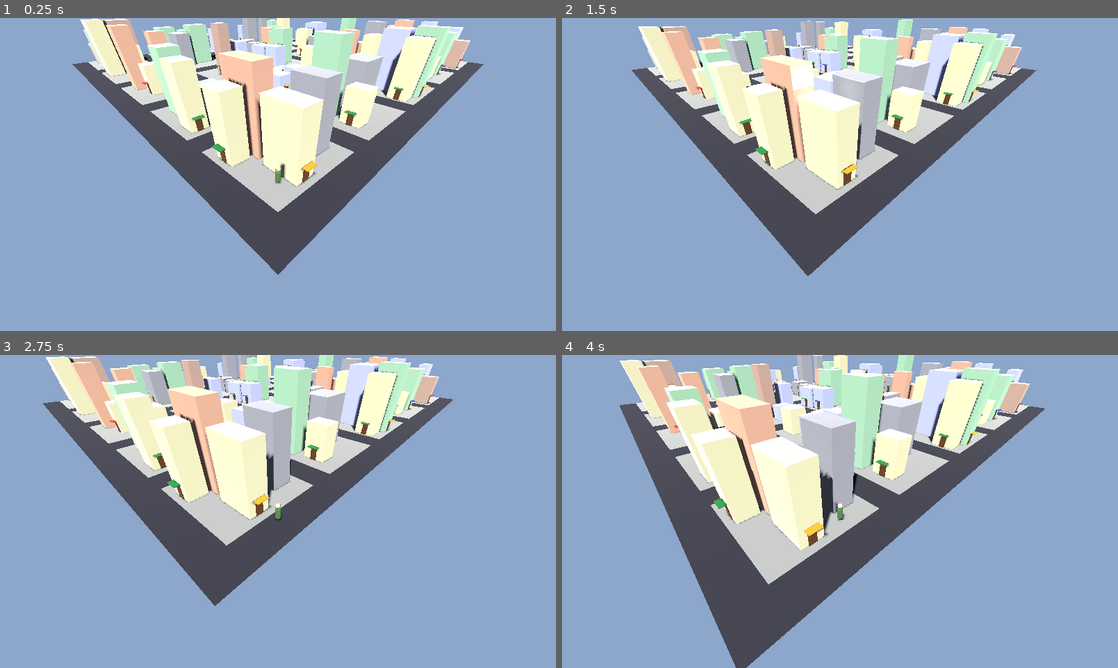
Above: before the commit, frames 1-4 (two rows, left to right).
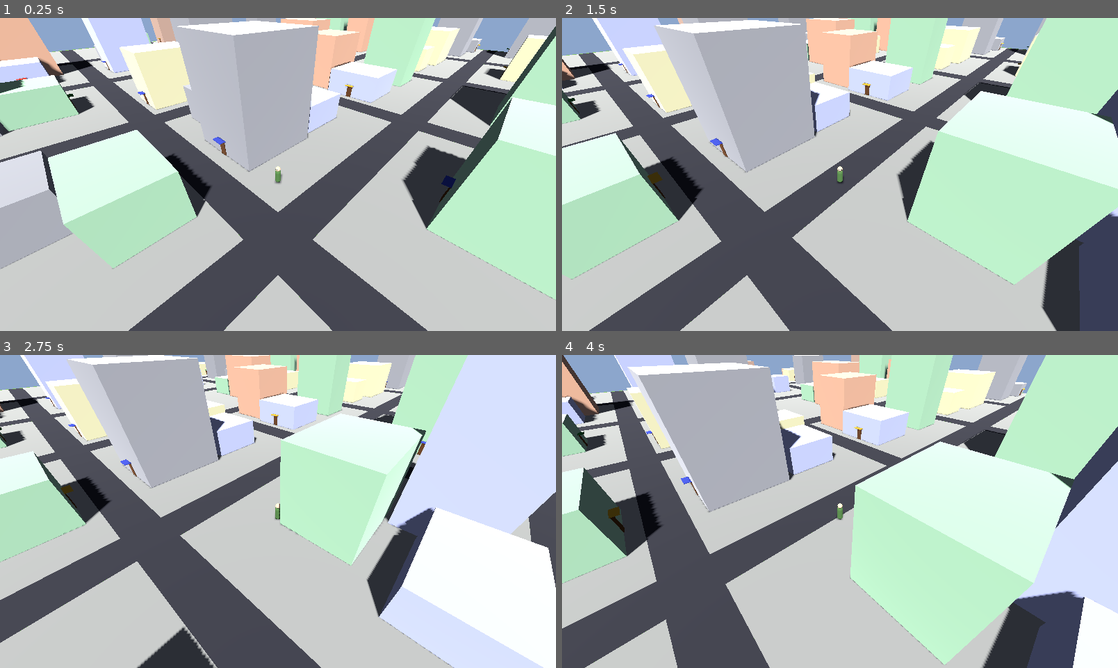
Above: after the commit, the same moments.

Repository: shaoqian2001/vibe-zombie
Game: Godot game, scene res://scenes/Main.tscn
Same seed, same stepped clock (60 frames per second), same inputs: the game is played once before the commit and once after it.
Inputs:
- Up to frame 1 (0.25 s): no input
- Up to frame 2 (1.5 s): hold D (move_right) 0.53-1.28 s; hold Shift (sprint, bound only after the commit) 0.53-1.28 s; hold S (move_backward) from 1.28 s (still down); tap Shift (sprint, bound only after the commit) at 1.35 s
- Up to frame 3 (2.75 s): release S (move_backward) at 2.03 s; hold D (move_right) from 2.03 s (still down); hold Shift (sprint, bound only after the commit) from 2.03 s (still down)
- Up to frame 4 (4 s): release D (move_right) at 2.78 s; release Shift (sprint, bound only after the commit) at 2.78 s; hold W (move_forward) 2.78-3.53 s; tap Shift (sprint, bound only after the commit) at 2.85 s; hold A (move_left) from 3.53 s (still down); hold Shift (sprint, bound only after the commit) from 3.53 s (still down)

The runs differ from the first frame. In frame 1, 85% of the frame differs, in the area x 0-100%, y 0-100%; in frame 2, 93%; in frame 3, 94%; in frame 4, 91%.

Commit message:
feat: two building types, larger buildings, transparency on enter, sprint
1. Buildings now come in two categories:
   - Tall (Apartment, Office): 7-12m footprint, 8-16m height
   - Short (Convenience Store, Warehouse, Diner): 6-10m footprint, 3.5-5.5m height
2. Map and block sizes increased (BLOCK_SIZE 14→26, MAP_HALF 44→76)
   with 2-4 buildings per block instead of 3-6.
3. Entering a building makes walls/ceiling semi-transparent (alpha 0.2)
   instead of hiding the exterior mesh entirely.
4. Hold Shift to sprint (10 m/s vs normal 6 m/s).

https://claude.ai/code/session_01DHWiNhD45CF2HdxzgtBsHD

Diff:
--- a/project.godot
+++ b/project.godot
@@ -45,6 +45,10 @@
 "deadzone": 0.5,
 "events": [Object(InputEventKey,"resource_local_to_scene":false,"resource_name":"","device":-1,"window_id":0,"alt_press …(193 unchanged characters)…
 }
+sprint={
+"deadzone": 0.5,
+"events": [Object(InputEventKey,"resource_local_to_scene":false,"resource_name":"","device":-1,"window_id":0,"alt_pressed":false,"shift_pressed":false,"ctrl_pressed":false,"meta_pressed":false,"pressed":false,"keycode":0,"physical_keycode":4194325,"key_label":0,"unicode":0,"location":0,"echo":false,"script":null)]
+}
 
 [rendering]
 
--- a/scripts/main.gd
+++ b/scripts/main.gd
@@ -126,9 +126,9 @@
 	_current_building_info = binfo
 	_transition_cooldown = TRANSITION_COOLDOWN_TIME
 
-	# Hide only the entered building's exterior mesh
+	# Make the entered building's exterior semi-transparent
 	var building_node: MeshInstance3D = binfo.node
-	building_node.visible = false
+	_set_building_transparency(building_node, 0.2)
 	# Disable exterior collision for this building
 	for child in building_node.get_children():
 		if child is StaticBody3D:
@@ -190,9 +190,9 @@
 	_inside_building = false
 	_transition_cooldown = TRANSITION_COOLDOWN_TIME
 
-	# Restore the building's exterior mesh
+	# Restore the building's exterior mesh to full opacity
 	var building_node: MeshInstance3D = _current_building_info.node
-	building_node.visible = true
+	_set_building_transparency(building_node, 1.0)
 	for child in building_node.get_children():
 		if child is StaticBody3D:
 			child.process_mode = Node.PROCESS_MODE_INHERIT
@@ -219,3 +219,18 @@
 
 	_current_building_info = {}
 	_nearby_building = {}
+
+# ------------------------------------------------------------------
+# Helpers
+# ------------------------------------------------------------------
+
+func _set_building_transparency(mi: MeshInstance3D, alpha: float) -> void:
+	var mat: StandardMaterial3D = mi.mesh.material as StandardMaterial3D
+	if mat == null:
+		return
+	if alpha >= 1.0:
+		mat.transparency = BaseMaterial3D.TRANSPARENCY_DISABLED
+		mat.albedo_color.a = 1.0
+	else:
+		mat.transparency = BaseMaterial3D.TRANSPARENCY_ALPHA
+		mat.albedo_color.a = alpha
--- a/scripts/player.gd
+++ b/scripts/player.gd
@@ -2,6 +2,7 @@
 
 # Movement constants
 const SPEED = 6.0
+const SPRINT_SPEED = 10.0
 const ACCELERATION = 18.0
 const GRAVITY = 24.0
 
@@ -66,7 +67,8 @@
 	return (cam_fwd * (-input.y) + cam_right * input.x)
 
 func _apply_movement(dir: Vector3, delta: float) -> void:
-	var target_xz := dir * SPEED
+	var speed := SPRINT_SPEED if Input.is_action_pressed("sprint") else SPEED
+	var target_xz := dir * speed
 	velocity.x = move_toward(velocity.x, target_xz.x, ACCELERATION * delta)
 	velocity.z = move_toward(velocity.z, target_xz.z, ACCELERATION * delta)
 
--- a/scripts/world.gd
+++ b/scripts/world.gd
@@ -6,12 +6,25 @@
 ## Each block is filled with randomly-sized buildings.
 ## A ground plane (grass) underlies everything, and a sun + sky environment is created.
 
-const MAP_HALF       := 44.0   # Half-extent of the entire map (metres)
-const BLOCK_SIZE     := 14.0   # Width/depth of one city block
+const MAP_HALF       := 76.0   # Half-extent of the entire map (metres)
+const BLOCK_SIZE     := 26.0   # Width/depth of one city block
 const ROAD_WIDTH     := 4.0    # Width of a road between blocks
 const CELL_SIZE      := BLOCK_SIZE + ROAD_WIDTH  # Distance from block edge to next block edge
 
 const NUM_BLOCKS     := 5      # Number of blocks per axis (5×5 grid)
+
+# Building type → height category
+# Short types (single ground floor): Convenience Store, Warehouse, Diner
+# Tall types (potentially multi-floor): Apartment, Office
+const SHORT_TYPES: Array[int] = [
+	BuildingInterior.BuildingType.CONVENIENCE_STORE,
+	BuildingInterior.BuildingType.WAREHOUSE,
+	BuildingInterior.BuildingType.DINER,
+]
+const TALL_TYPES: Array[int] = [
+	BuildingInterior.BuildingType.APARTMENT,
+	BuildingInterior.BuildingType.OFFICE,
+]
 
 # Palette for building colours (cartoon-ish desaturated tones)
 const BUILDING_COLORS: Array[Color] = [
@@ -120,26 +133,48 @@
 # ------------------------------------------------------------------
 
 func _populate_block(bx: float, bz: float) -> void:
-	var count := _rng.randi_range(3, 6)
+	var count := _rng.randi_range(2, 4)
 	var placed := []  # Array of {cx, cz, hw, hd}  (half-extents + centre)
 
 	var attempts := 0
 	while placed.size() < count and attempts < 40:
 		attempts += 1
 
-		var bw := _rng.randf_range(2.5, 5.5)
-		var bd := _rng.randf_range(2.5, 5.5)
-		var bh := _rng.randf_range(3.0, 12.0)
-
-		var margin := 0.6
-		var px := bx + _rng.randf_range(margin, BLOCK_SIZE - bw - margin)
-		var pz := bz + _rng.randf_range(margin, BLOCK_SIZE - bd - margin)
+		# Pick a building category: 50/50 tall vs short
+		var is_tall := _rng.randf() < 0.5
+		var btype: int
+		if is_tall:
+			btype = TALL_TYPES[_rng.randi() % TALL_TYPES.size()]
+		else:
+			btype = SHORT_TYPES[_rng.randi() % SHORT_TYPES.size()]
+
+		# Dimensions based on category
+		var bw: float
+		var bd: float
+		var bh: float
+		if is_tall:
+			bw = _rng.randf_range(7.0, 12.0)
+			bd = _rng.randf_range(7.0, 12.0)
+			bh = _rng.randf_range(8.0, 16.0)
+		else:
+			bw = _rng.randf_range(6.0, 10.0)
+			bd = _rng.randf_range(6.0, 10.0)
+			bh = _rng.randf_range(3.5, 5.5)
+
+		var margin := 0.8
+		var max_x := BLOCK_SIZE - bw - margin
+		var max_z := BLOCK_SIZE - bd - margin
+		if max_x < margin or max_z < margin:
+			continue
+
+		var px := bx + _rng.randf_range(margin, max_x)
+		var pz := bz + _rng.randf_range(margin, max_z)
 
 		# AABB overlap check
 		var cx := px + bw * 0.5
 		var cz := pz + bd * 0.5
-		var hw := bw * 0.5 + 0.3
-		var hd := bd * 0.5 + 0.3
+		var hw := bw * 0.5 + 0.4
+		var hd := bd * 0.5 + 0.4
 
 		var ok := true
 		for p in placed:
@@ -150,7 +185,6 @@
 		if ok:
 			placed.append({cx = cx, cz = cz, hw = bw * 0.5, hd = bd * 0.5})
 			var color := BUILDING_COLORS[_rng.randi() % BUILDING_COLORS.size()]
-			var btype: int = _rng.randi() % BuildingInterior.BuildingType.size()
 			_create_building(Vector3(cx, bh * 0.5, cz), bw, bh, bd, color, btype, bx, bz)
 
 func _create_building(pos: Vector3, w: float, h: float, d: float, color: Color, btype: int, block_x: float, block_z: float) -> void:
